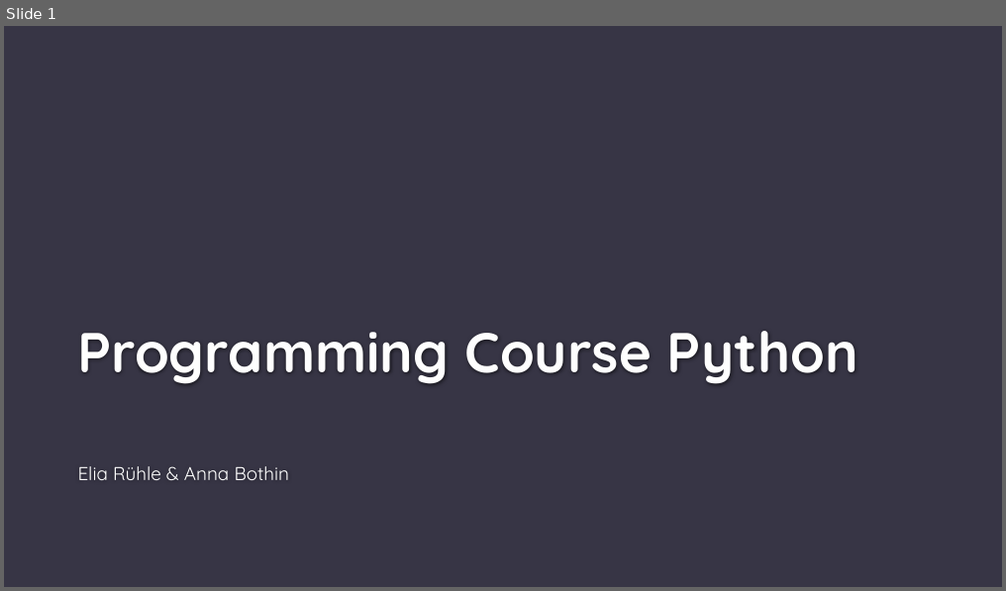
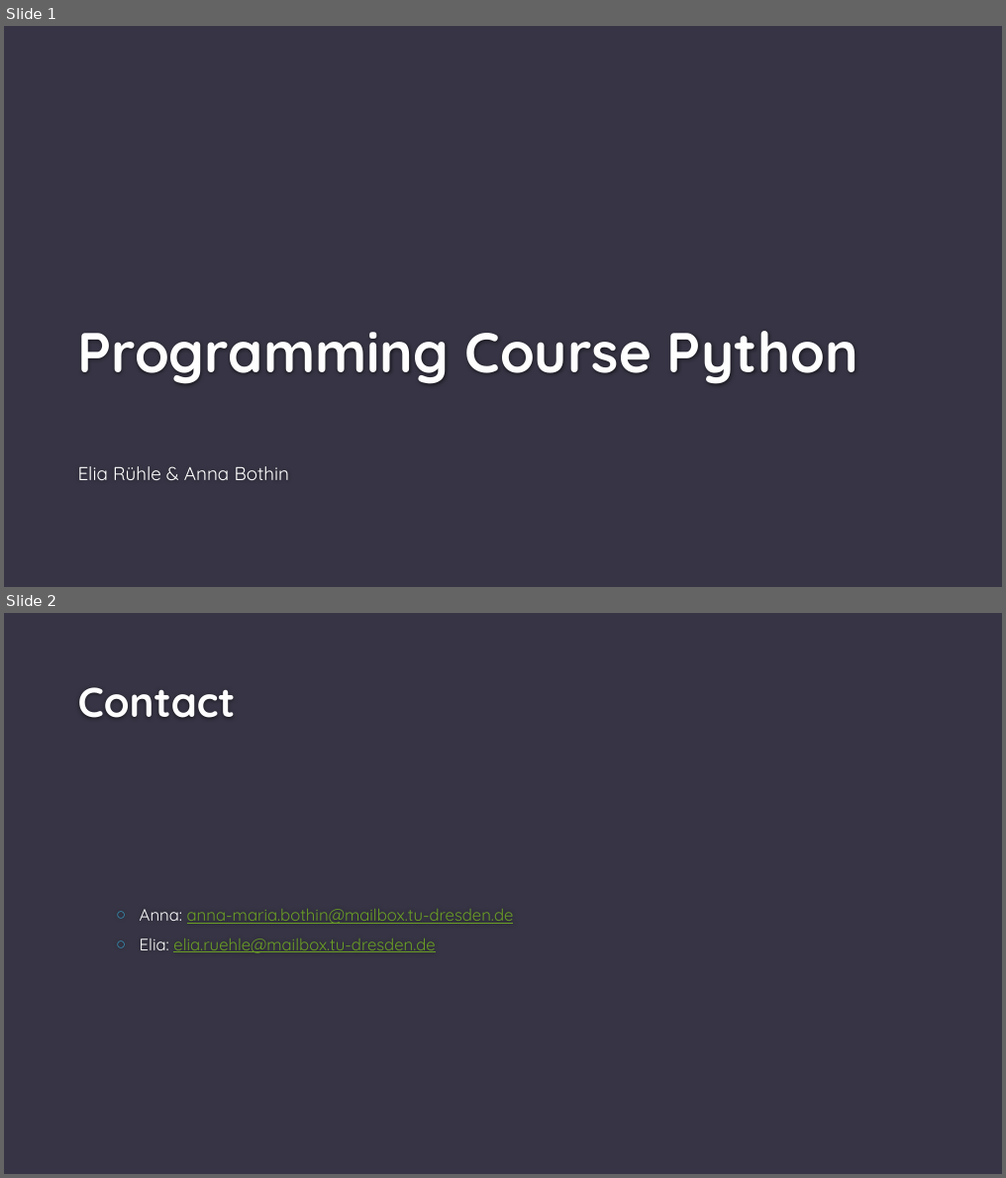
Before and after one commit to Annibth/python_basics, a slide deck: presentations/unit3_control_flow.pptx. Shown one above the other, each under a label of ours: slide 1 before the commit, slides 1 and 2 after it. The pictures are 1006x591 and 1006x1178 pixels, drawn with LibreOffice and Linux fonts; fonts in the diff are those of the drawing; background and template pictures are left out. Boxes give left, top, right and bottom in pixels: in the first picture for what was removed or moved away, otherwise in the second. Text is boxed around its words. In the diff, an @@ line names an element or a change of style, - is before the commit and + after.

```diff
--- a/presentations/unit3_control_flow.pptx
+++ b/presentations/unit3_control_flow.pptx
@@ slide 2 added at (4, 613, 1002, 1174), background #373545 @@
@@ title added at (78, 687, 236, 718), 40 pt, text #FEFEFE, bold @@
+Contact
@@ text added at (140, 909, 514, 954), 16 pt, text #6B9F25, underline @@
+  ○ Anna: anna-maria.bothin@mailbox.tu-dresden.de
+  ○ Elia: elia.ruehle@mailbox.tu-dresden.de
```
Also in this commit, not shown: 1 slide changed, 1 other slide added, 1 slide removed, 1 other file.
